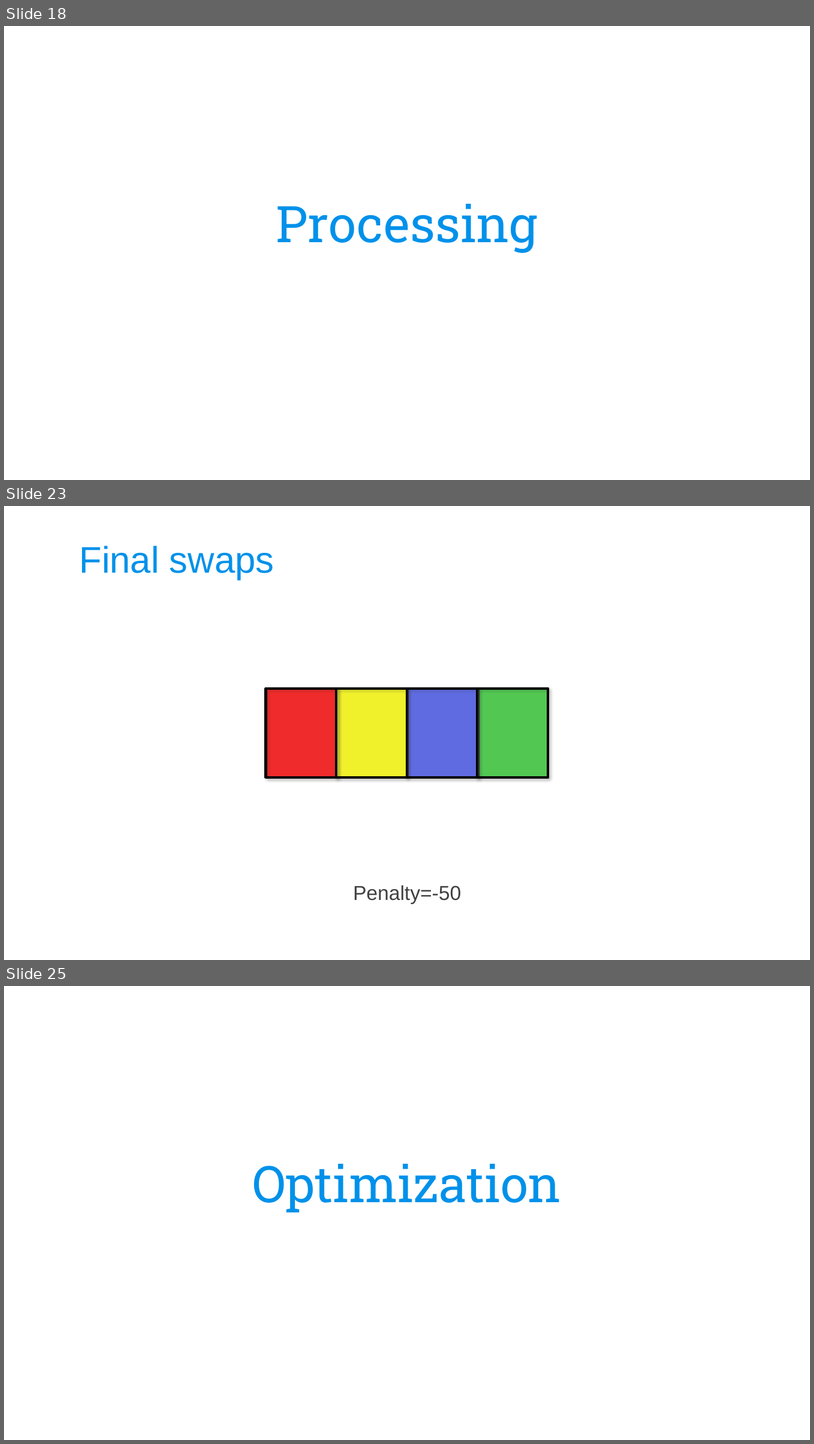
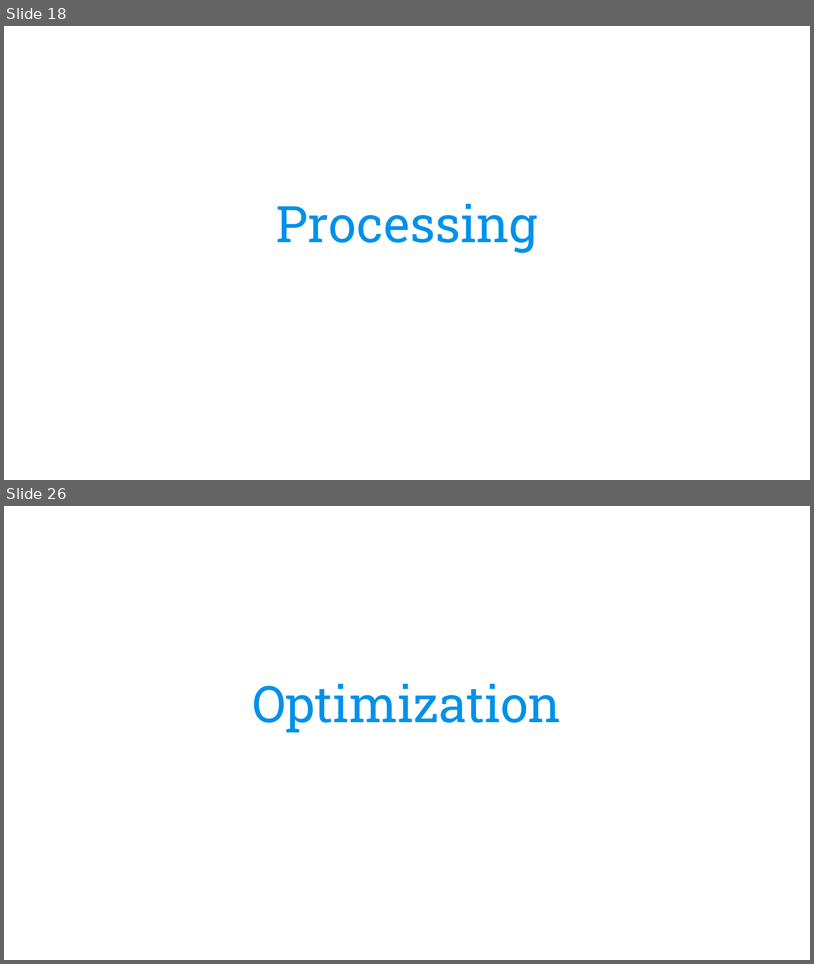
Before and after one commit to CarolinaBianchi/ETPsolver, a slide deck: Optimization/doc/ETPslides_OMAAL_group11.pptx. Shown one above the other, each under a label of ours: slides 18, 23 and 25 before the commit, slides 18 and 26 after it; the slides between them are not shown. The pictures are 814x1444 and 814x964 pixels, drawn with LibreOffice and Linux fonts; fonts in the diff are those of the drawing; background and template pictures are left out. Boxes give left, top, right and bottom in pixels: in the first picture for what was removed or moved away, otherwise in the second. Text is boxed around its words. In the diff, an @@ line names an element or a change of style, - is before the commit and + after.

```diff
--- a/Optimization/doc/ETPslides_OMAAL_group11.pptx
+++ b/Optimization/doc/ETPslides_OMAAL_group11.pptx
@@ slide 23 removed at (x1=4, y1=506, x2=810, y2=960), background picture (left out) @@
@@ text removed at (x1=79, y1=546, x2=275, y2=580) @@
-Final swaps
@@ rectangle removed at (x1=266, y1=688, x2=337, y2=777) @@
@@ rectangle removed at (x1=266, y1=688, x2=337, y2=777) @@
@@ rectangle removed at (x1=266, y1=688, x2=548, y2=777) @@
@@ rectangle removed at (x1=336, y1=688, x2=407, y2=777) @@
@@ rectangle removed at (x1=337, y1=688, x2=408, y2=777) @@
@@ rectangle removed at (x1=408, y1=688, x2=478, y2=777) @@
@@ rectangle removed at (x1=408, y1=688, x2=479, y2=777) @@
@@ rectangle removed at (x1=477, y1=688, x2=548, y2=777) @@
@@ rectangle removed at (x1=477, y1=688, x2=548, y2=777) @@
@@ text removed at (x1=353, y1=885, x2=461, y2=904) @@
-Penalty=-50
@@ what was slide 25 is now slide 26 @@
```
Also in this commit, not shown: 5 slides changed, 2 slides added.
